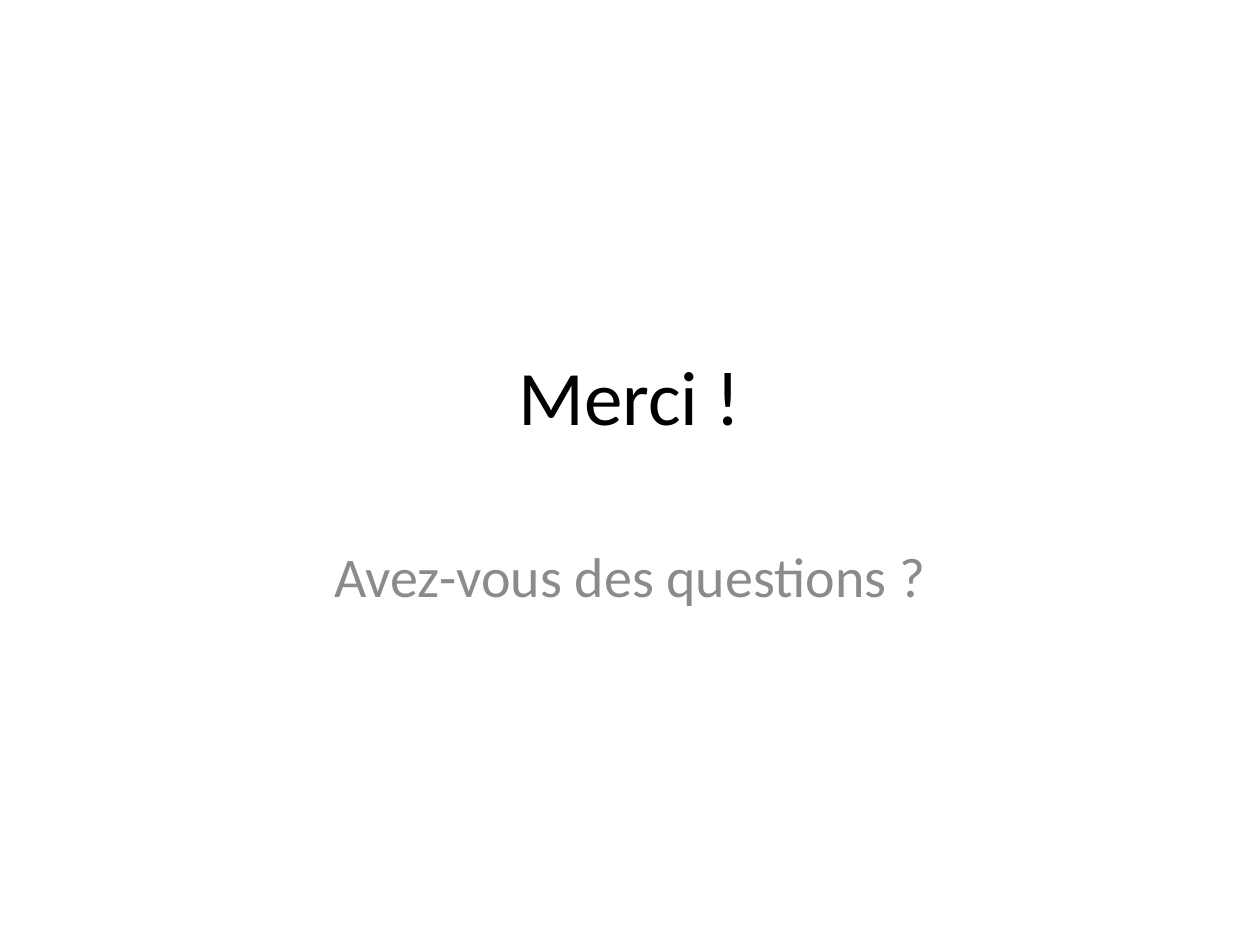
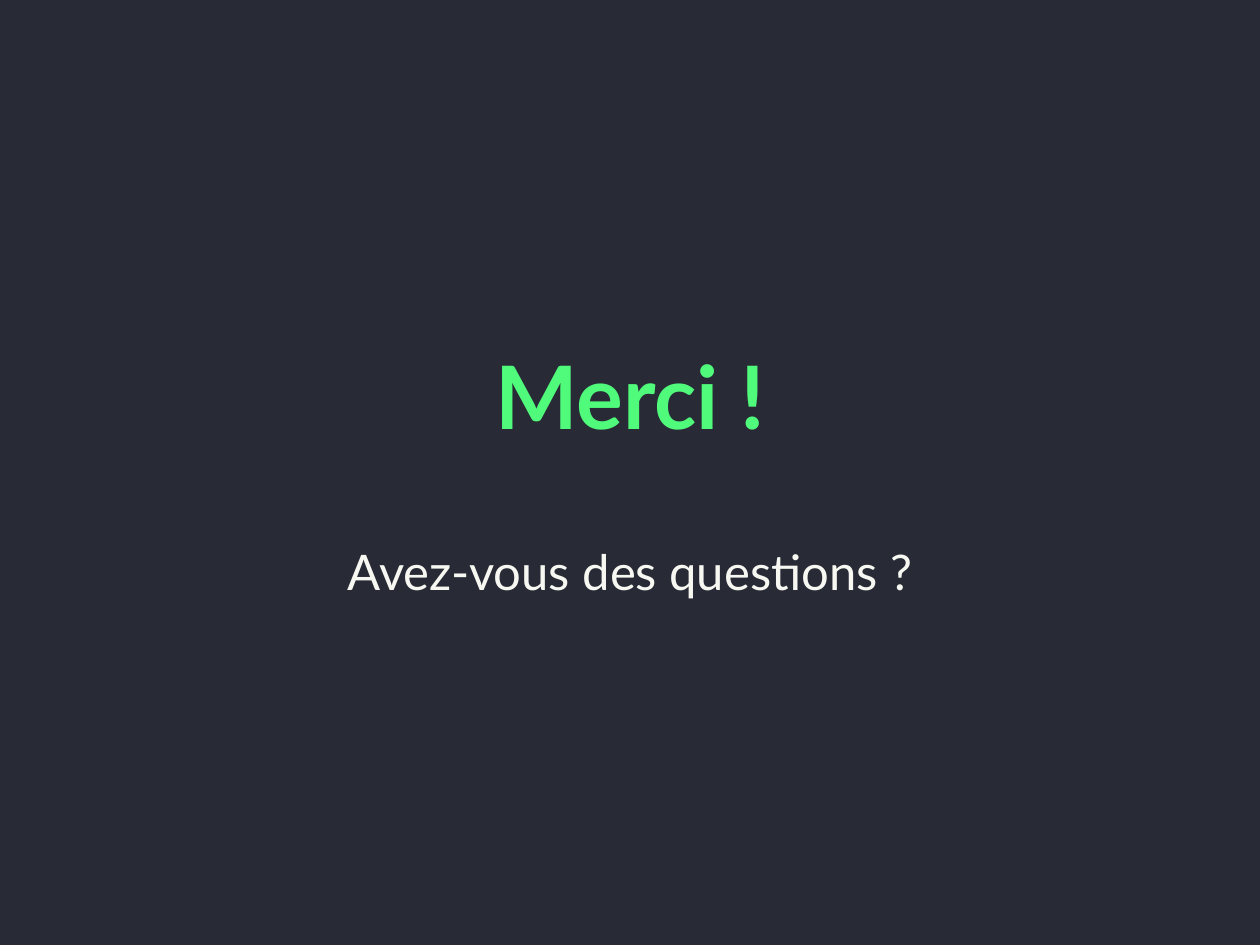
Before and after one commit to nacimoualla/presentation, a slide deck: slide 11 of presentation.pptx (slide 10 before the commit). Drawn at 1260x945 pixels with LibreOffice and Linux fonts; fonts in the diff are those of the drawing. Boxes give left, top, right and bottom in pixels: in the first picture for what was removed or moved away, otherwise in the second. Text is boxed around its words. In the diff, an @@ line names an element or a change of style, - is before the commit and + after.

```diff
--- a/presentation.pptx
+++ b/presentation.pptx
@@ background #FFFFFF to #282A36 @@
@@ title "Merci !" at [495,364,719,430]: size 44 to 50 pt, font Calibri to Lato, text colour #000000 to #50FA7B, bold on @@
@@ subtitle "Avez-vous des questions ?" at [348,554,878,599]: size 32 to 28 pt, font Calibri to Lato, text colour #8C8C8C to #F8F8F2 @@
```
Also in this commit, not shown: 9 other slides changed, 1 slide added, 1 other file.
